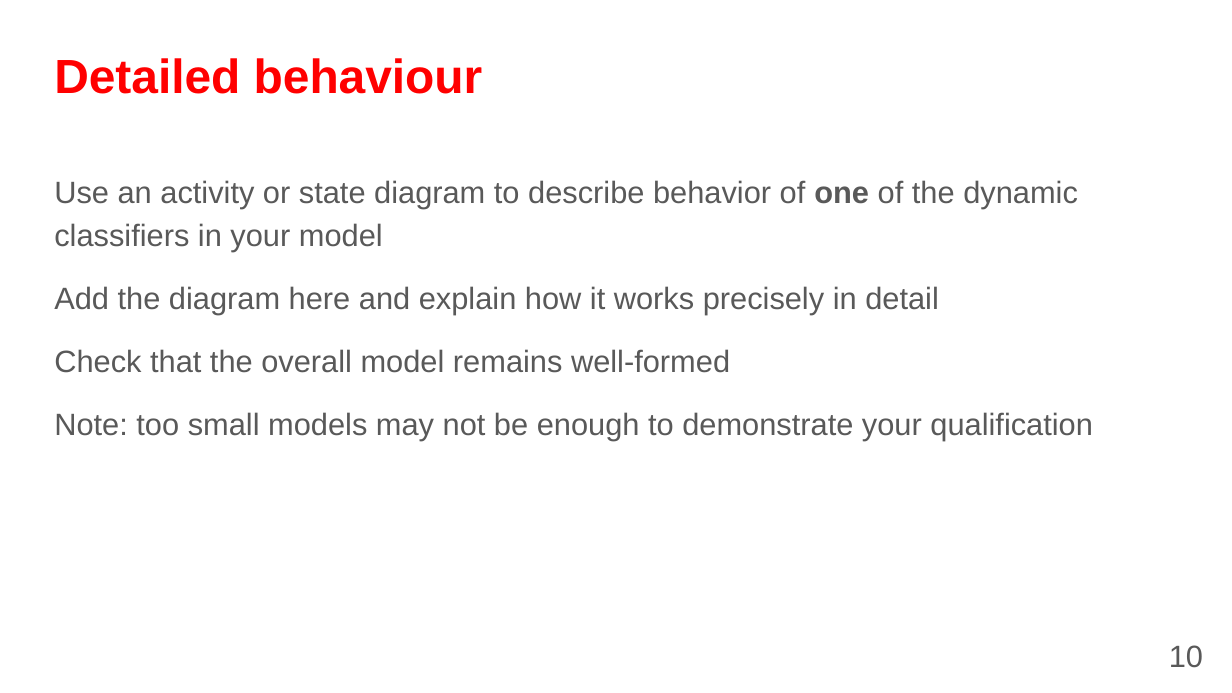
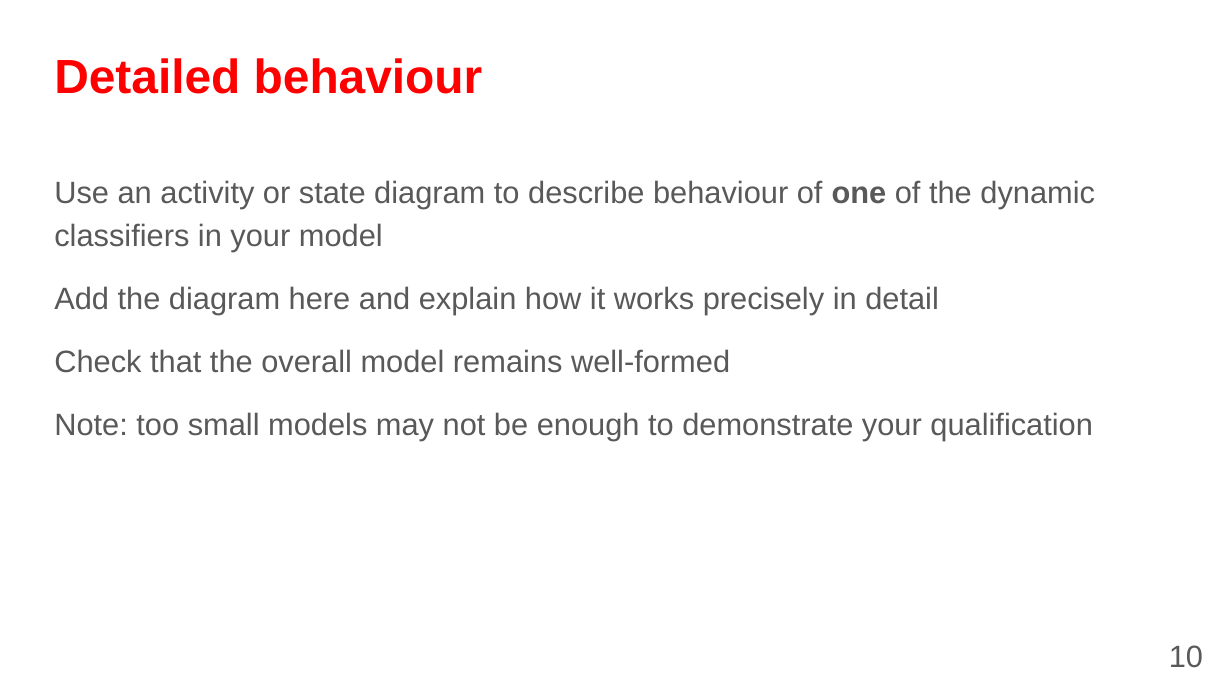
Before and after one commit to fanglores/Advanced-Software-Design, a slide deck: slide 10 of PracticeTasks/Final_Task/K8C_FinalTask1_(Task8).pptx. Drawn at 1232x693 pixels with LibreOffice and Linux fonts; fonts in the diff are those of the drawing. Boxes give left, top, right and bottom in pixels: in the first picture for what was removed or moved away, otherwise in the second. Text is boxed around its words. In the diff, an @@ line names an element or a change of style, - is before the commit and + after.

```diff
--- a/PracticeTasks/Final_Task/K8C_FinalTask1_(Task8).pptx
+++ b/PracticeTasks/Final_Task/K8C_FinalTask1_(Task8).pptx
@@ text at [54,180,1095,252]: text changed @@
-Use an activity or state diagram to describe behavior of one of the dynamic classifiers in your model
+Use an activity or state diagram to describe behaviour of one of the dynamic classifiers in your model
```
Also in this commit, not shown: 2 other slides changed, 10 slides added, 2 other files.
